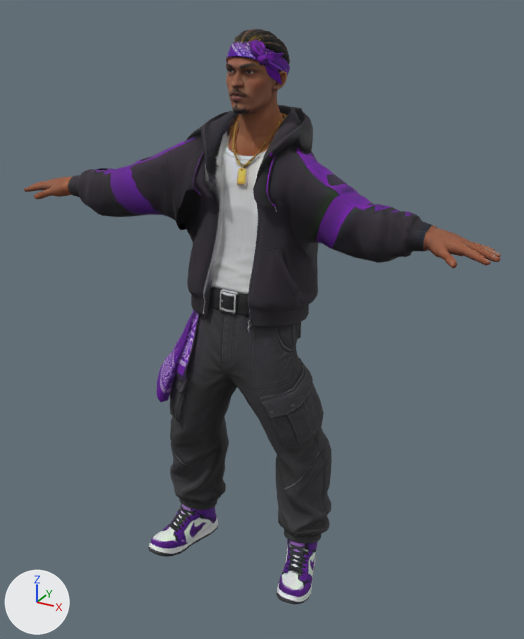
The glTF model assets/npcs/christopher-brown.glb as it was, and as the next commit left it.
Both versions are drawn from a 50 mm camera at (1.045, -1.772, 0.95) aimed at (0.022, 0.088, 0.02). The axes (+X, +Y, +Z) are drawn at lower left. The lights are the same throughout. The first picture is the older version. Where no turn or scale is listed for an object, it has been applied to the vertices. Vertices at exactly the same position are counted once.

In view in the first picture: 'christopher-brown'.
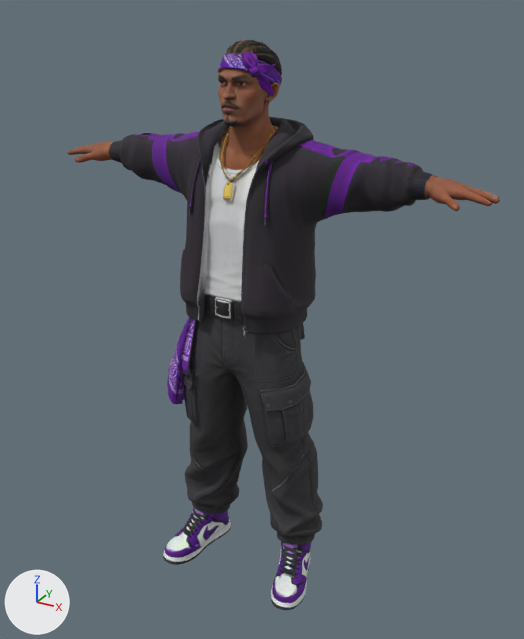
Where the change shows, as pixel boxes [x1, y1, x2, y2] in the pictures (524 x 639 px; the box of a moved part takes in the faces that stretch with it):
'christopher-brown', reshaped (9% narrower): before [24, 29, 501, 604]; after [67, 40, 500, 610]
part 1 of me_christopher_brown, moved or reshaped: before [148, 503, 218, 557]; after [163, 508, 231, 565]
part 2 of me_christopher_brown, moved or reshaped: before [209, 287, 249, 315]; after [204, 295, 244, 321]
part 3 of me_christopher_brown, moved or reshaped: before [219, 289, 238, 315]; after [215, 297, 233, 320]
part 4 of me_christopher_brown, moved or reshaped: before [193, 151, 204, 195]; after [189, 159, 201, 215]
part 5 of me_christopher_brown, moved or reshaped: before [237, 168, 249, 186]; after [223, 182, 236, 201]
part 6 of me_christopher_brown, moved or reshaped: before [232, 113, 287, 168]; after [220, 126, 278, 182]
part 7 of me_christopher_brown, moved or reshaped: before [226, 43, 290, 75]; after [218, 54, 282, 87]
part 8 of me_christopher_brown, moved or reshaped: before [233, 29, 290, 64]; after [225, 40, 282, 75]
part 9 of me_christopher_brown, moved or reshaped: before [277, 539, 318, 604]; after [271, 541, 311, 610]
part 10 of me_christopher_brown, moved or reshaped: before [246, 322, 250, 333]; after [243, 329, 245, 339]
part 11 of me_christopher_brown, moved or reshaped: before [247, 318, 252, 329]; after [242, 325, 247, 335]
part 12 of me_christopher_brown, moved or reshaped: before [267, 155, 276, 205]; after [264, 161, 273, 227]
part 13 of me_christopher_brown, moved or reshaped: before [264, 61, 282, 85]; after [256, 73, 274, 97]
part 14 of me_christopher_brown, moved or reshaped: before [248, 40, 266, 57]; after [240, 52, 258, 69]
part 15 of me_christopher_brown, moved or reshaped: before [257, 55, 267, 65]; after [249, 67, 259, 77]
part 16 of me_christopher_brown, moved or reshaped: before [265, 52, 283, 61]; after [257, 64, 276, 73]
part 17 of me_christopher_brown, moved or reshaped: before [24, 42, 501, 543]; after [67, 53, 500, 545]

What changed in the scene script:
```text
Change me_christopher_brown:
    remove me_christopher_brown.from_pydata(...)  # 10602 vertices, 21771 faces; spans x -0.75..0.75, y -0.17..0.3, z -0.9..0.88
    add me_christopher_brown.from_pydata(...)  # 10602 vertices, 21771 faces; spans x -0.7..0.7, y -0.16..0.24, z -0.89..0.85
    me_christopher_brown part 1: the loose piece of 246 vertices spanning x -0.32..-0.17, y -0.17..0.13, z -0.9..-0.71 is multiplied about its middle by the matrix ((0.992, -0.005, 0.009), (0.006, 0.985, -0.115), (-0.009, 0.115, 0.985)), then moved by (0.05, 0.01, -0.01)
    me_christopher_brown part 2: the loose piece of 66 vertices spanning x -0.09..0.08, y -0.09..-0.04, z 0.1..0.16 is multiplied about the mesh origin by the matrix ((0.977, -0.001, -0.01), (-0.001, 0.959, -0.188), (0.01, 0.188, 0.959))
    me_christopher_brown part 3: the loose piece of 128 vertices spanning x -0.03..0.03, y -0.09..-0.06, z 0.1..0.17 is scaled about its middle by (1, 0.129, 0.949), then moved by (0.0, -0.03, -0.01)
    me_christopher_brown part 4: the loose piece of 104 vertices spanning x -0.13..-0.11, y -0.06..0.01, z 0.41..0.57 is multiplied about its middle by the matrix ((1.0, 0.0, 0.0), (-0.008, 0.098, 0.386), (0.014, -0.245, 1.077)), then moved by (0.0, -0.03, -0.01)
    me_christopher_brown part 5: the loose piece of 32 vertices spanning x -0.02..0.01, y 0.01..0.03, z 0.46..0.51 is moved by (0.0, -0.08, -0.03)
    me_christopher_brown part 6: the loose piece of 1219 vertices spanning x -0.08..0.08, y 0.02..0.19, z 0.51..0.65 is scaled about its middle by (1, 1.1, 0.996), then moved by (0.0, -0.06, -0.03)
    me_christopher_brown part 7: the loose piece of 192 vertices spanning x -0.08..0.08, y -0.01..0.19, z 0.73..0.85 is moved by (0.0, -0.04, -0.03)
    me_christopher_brown part 8: the loose piece of 423 vertices spanning x -0.08..0.08, y 0.02..0.19, z 0.74..0.88 is moved by (0.0, -0.04, -0.03)
    me_christopher_brown part 9: the loose piece of 246 vertices spanning x 0.14..0.29, y -0.15..0.15, z -0.9..-0.71 is multiplied about its middle by the matrix ((0.997, 0.009, -0.012), (-0.011, 0.991, -0.112), (0.011, 0.112, 0.991)), then moved by (-0.02, -0.01, -0.01)
    me_christopher_brown part 10: the loose piece of 72 vertices spanning x 0.07..0.08, y -0.1..-0.09, z 0.06..0.09 is moved by (0.0, -0.02, -0.01)
    me_christopher_brown part 11: the loose piece of 64 vertices spanning x 0.07..0.08, y -0.09..-0.08, z 0.07..0.1 is moved by (0.0, -0.03, -0.01)
    me_christopher_brown part 12: the loose piece of 104 vertices spanning x 0.11..0.13, y -0.06..0.01, z 0.41..0.57 is multiplied about its middle by the matrix ((1.0, 0.0, 0.0), (-0.022, 0.104, 0.378), (0.002, -0.244, 1.075)), then moved by (0.0, -0.03, -0.01)
    me_christopher_brown part 13: the loose piece of 82 vertices spanning x 0.07..0.11, y 0.01..0.05, z 0.74..0.81 is moved by (0.0, -0.04, -0.03)
    me_christopher_brown part 14: the loose piece of 100 vertices spanning x 0.02..0.07, y 0.0..0.05, z 0.81..0.85 is moved by (0.0, -0.04, -0.03)
    me_christopher_brown part 15: the loose piece of 161 vertices spanning x 0.05..0.08, y -0.01..0.02, z 0.79..0.82 is moved by (0.0, -0.04, -0.03)
    me_christopher_brown part 16: the loose piece of 81 vertices spanning x 0.06..0.11, y 0.01..0.05, z 0.8..0.83 is moved by (0.0, -0.04, -0.03)
    me_christopher_brown part 17: 6873 of 10602 vertices moved; they spanned x -0.75..0.75, y -0.16..0.3, z -0.78..0.86 and now span x -0.7..0.7, y -0.13..0.24, z -0.77..0.84; mean shift (0.0, 0.03, 0.02); largest move (0.75, -0.05, 0.39) -> (0.69, 0.13, 0.49)
    other edits to the shape of me_christopher_brown do not show in these pictures
```
